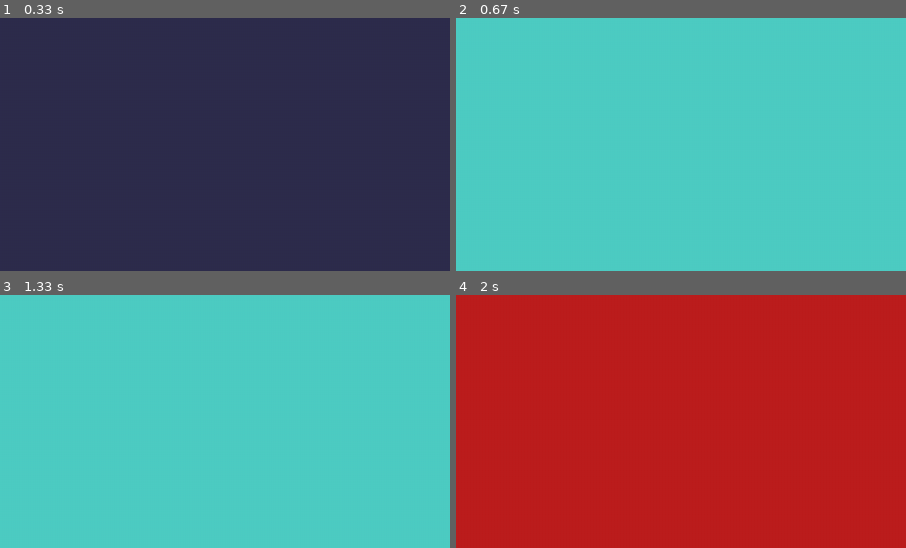
Above: before the commit, frames 1-4 (two rows, left to right).
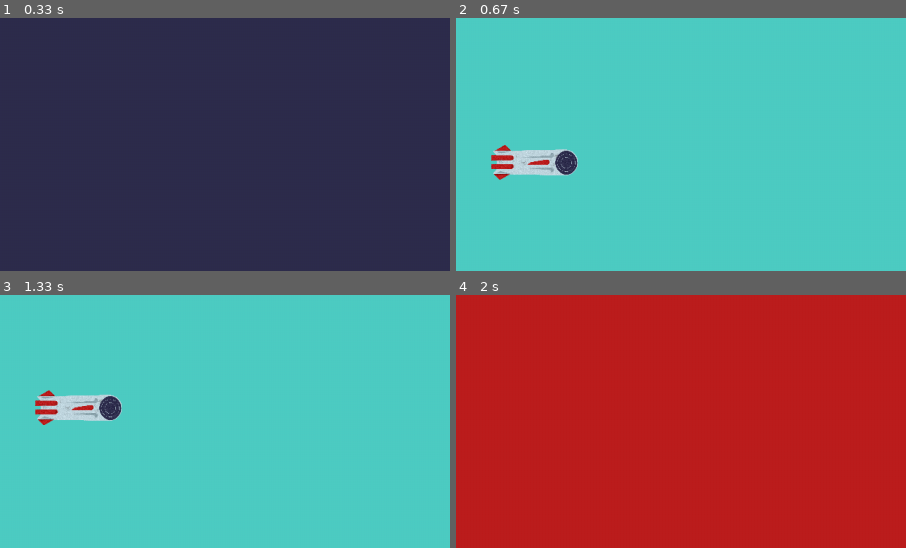
Above: after the commit, the same moments.

Repository: AdrianFSN/proyecto-final-pygame-quest
Game: pygame game, started from main.py
Same seed, same stepped clock (60 frames per second), same inputs: the game is played once before the commit and once after it.
Inputs:
- Up to frame 1 (0.33 s): no input
- Up to frame 2 (0.67 s): tap Space at 0.33 s
- Up to frame 3 (1.33 s): hold Up 0.67-1.13 s; hold Down from 1.17 s (still down)
- Up to frame 4 (2 s): release Down at 1.47 s; tap Space at 1.5, 1.83 s
The pictures show only the part of the screen within x 0-50%, y 22-72%; the shares and areas given below are measured in that part.

Frame 1 is identical in both runs. In frame 2, 1.9% of the frame differs, in the area x 7-28%, y 50-65%; in frame 3, 1.9%; in frame 4, nothing differs.

Commit message:
feat: creo la clase Ship con un diseño de prueba. Le añado movimiento vertical y un atributo para escalar la imagen al gusto. Descubro el método transform. Actualizo el readme

Diff:
--- a/glumtar/__init__.py
+++ b/glumtar/__init__.py
@@ -1,4 +1,4 @@
-WEIGHT = 1280
+WIDTH = 1280
 HEIGHT = 720
 FPS = 30
 
--- /dev/null
+++ b/glumtar/entities.py
@@ -0,0 +1,35 @@
+import os
+from typing import Any
+import pygame
+from . import HEIGHT, WIDTH
+
+
+class Ship(pygame.sprite.Sprite):
+    margin = 50
+    speed = 5
+    size_modifier = 4
+
+    def __init__(self):
+        super().__init__()
+        img_route = os.path.join(
+            'glumtar', 'resources', 'images', 'ship0_0.png')
+        self.image = pygame.image.load(img_route)
+        self.image_n_width = self.image.get_width()/self.size_modifier
+        self.image_n_height = self.image.get_height()/self.size_modifier
+
+        self.img_new_size = pygame.transform.scale(
+            self.image, (self.image_n_width, self.image_n_height))
+
+        self.rect = self.img_new_size.get_rect(midleft=(self.margin, HEIGHT/2))
+
+    def update(self):
+        pressed = pygame.key.get_pressed()
+        if pressed[pygame.K_UP]:
+            self.rect.y -= self.speed
+            if self.rect.top < 0:
+                self.rect.top = 0
+
+        if pressed[pygame.K_DOWN]:
+            self.rect.y += self.speed
+            if self.rect.bottom > HEIGHT:
+                self.rect.bottom = HEIGHT
--- a/glumtar/game.py
+++ b/glumtar/game.py
@@ -1,12 +1,12 @@
 import pygame
-from . import HEIGHT, WEIGHT
+from . import HEIGHT, WIDTH
 from .scenes import FrontPage, MatchLevel1, MatchLevel2, ResolveLevel1, ResolveLevel2, BestPlayers
 
 
 class Glumtar:
     def __init__(self):
         pygame.init()
-        self.pantalla = pygame.display.set_mode((WEIGHT, HEIGHT))
+        self.pantalla = pygame.display.set_mode((WIDTH, HEIGHT))
         pygame.display.set_caption("Glumtar | Avoid 'em All")
 
         self.scenes = [FrontPage(self.pantalla),
--- a/glumtar/scenes.py
+++ b/glumtar/scenes.py
@@ -1,6 +1,7 @@
 import pygame
 
 from . import BLACK, COLUMBIA_BLUE, CORAL_PINK, CORNELL_RED, FPS, ROBIN_EGG_BLUE, SPACE_CADET
+from .entities import Ship
 
 
 class Scene:
@@ -34,6 +35,7 @@
 class MatchLevel1(Scene):
     def __init__(self, screen):
         super().__init__(screen)
+        self.player = Ship()
 
     def mainLoop(self):
         super().mainLoop()
@@ -46,6 +48,9 @@
                 if event.type == pygame.KEYDOWN and event.key == pygame.K_SPACE:
                     exit = True
             self.screen.fill(ROBIN_EGG_BLUE)
+
+            self.player.update()
+            self.screen.blit(self.player.img_new_size, self.player.rect)
             pygame.display.flip()
 
         return False
Not shown, changed: README.md
Binary file added: glumtar/resources/images/ship0_0.png
